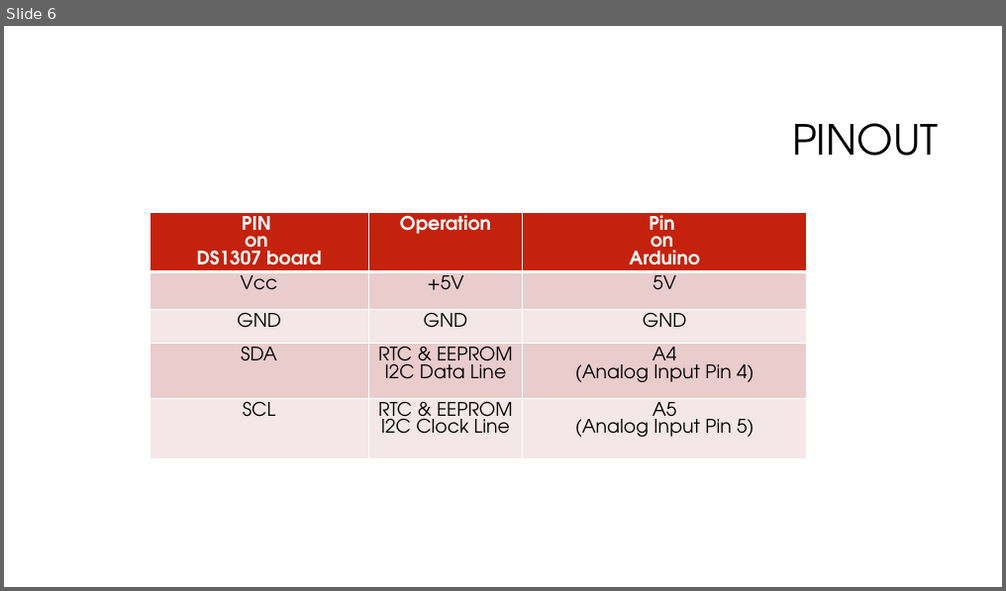
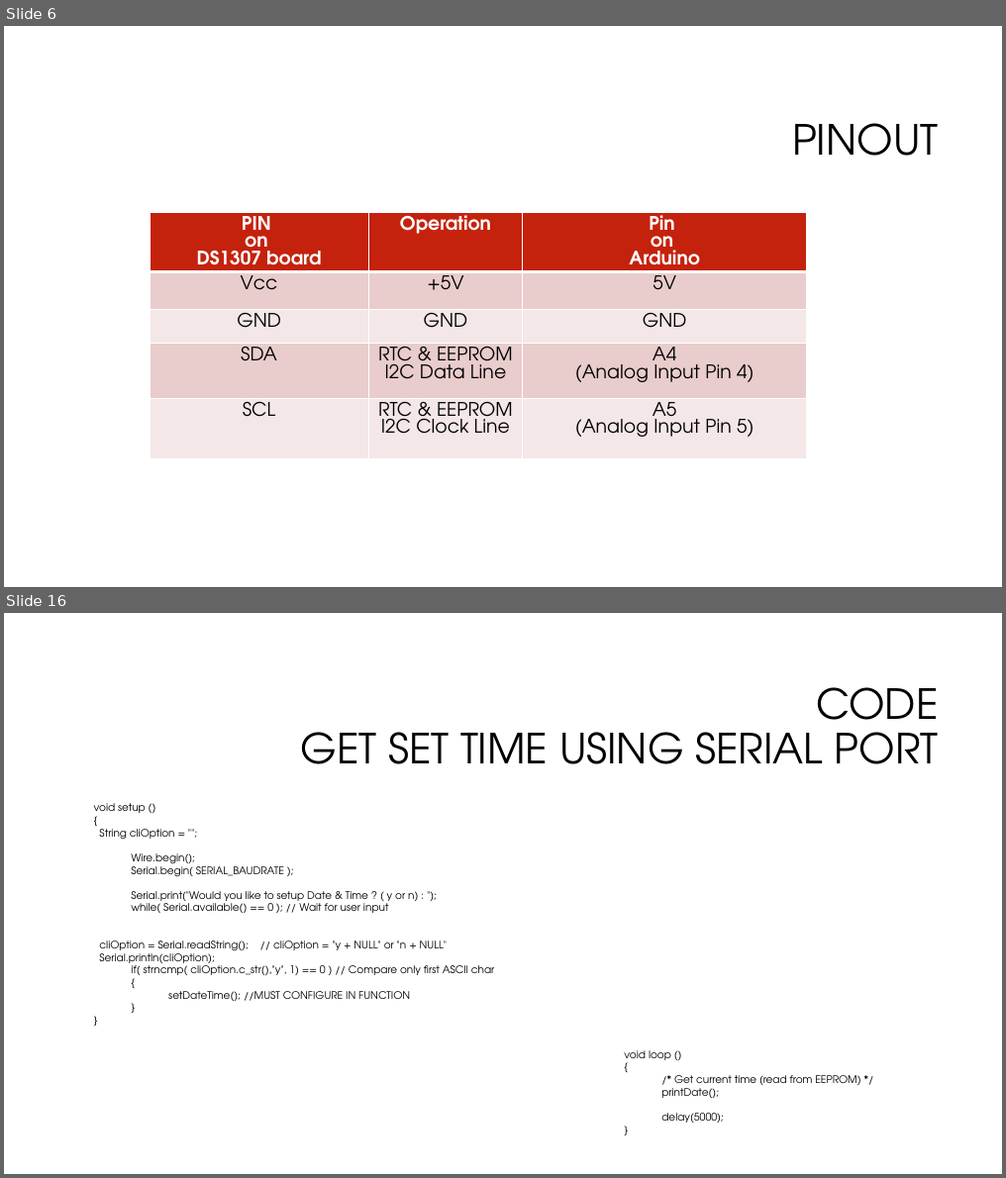
Before and after one commit to softwaresunleashed/arduino, a slide deck: custom_projects/12_RTC_EEPROM_Interfacing/12_RTC_EEPROM_Interfacing.pptx. Shown one above the other, each under a label of ours: slide 6 before the commit, slides 6 and 16 after it; the slides between them are not shown. The pictures are 1006x591 and 1006x1178 pixels, drawn with LibreOffice and Linux fonts; fonts in the diff are those of the drawing; background and template pictures are left out. Boxes give left, top, right and bottom in pixels: in the first picture for what was removed or moved away, otherwise in the second. Text is boxed around its words. In the diff, an @@ line names an element or a change of style, - is before the commit and + after.

Commit message:
Custom Projects:  Added RTC DS1307 & EEPROM project

```diff
--- a/custom_projects/12_RTC_EEPROM_Interfacing/12_RTC_EEPROM_Interfacing.pptx
+++ b/custom_projects/12_RTC_EEPROM_Interfacing/12_RTC_EEPROM_Interfacing.pptx
@@ slide 16 added at <box>4,613,1002,1174</box>, background #FFFFFF @@
@@ title added at <box>301,687,939,764</box>, 40 pt, text #000000 @@
+CODE
+GET SET TIME USING SERIAL PORT
@@ text added at <box>94,803,494,1001</box>, 10 pt, text #000000 @@
+void setup ()
+{
+String cliOption = "";
+Wire.begin();
+Serial.begin( SERIAL_BAUDRATE );
+Serial.print("Would you like to setup Date & Time ? ( y or n) : ");
+while( Serial.available() == 0 ); // Wait for user input
+cliOption = Serial.readString(); // cliOption = "y + NULL" or "n + NULL"
+Serial.println(cliOption);
+if( strncmp( cliOption.c_str(),"y", 1) == 0 ) // Compare only first ASCII char
+{
+setDateTime(); //MUST CONFIGURE IN FUNCTION
+}
+}
@@ text added at <box>624,1051,860,1123</box>, 10 pt, text #000000 @@
+void loop ()
+{
+/* Get current time (read from EEPROM) */
+printDate();
+delay(5000);
+}
```
Also in this commit, not shown: 3 slides changed, 7 other slides added, 2 slides removed, 1 other file.
